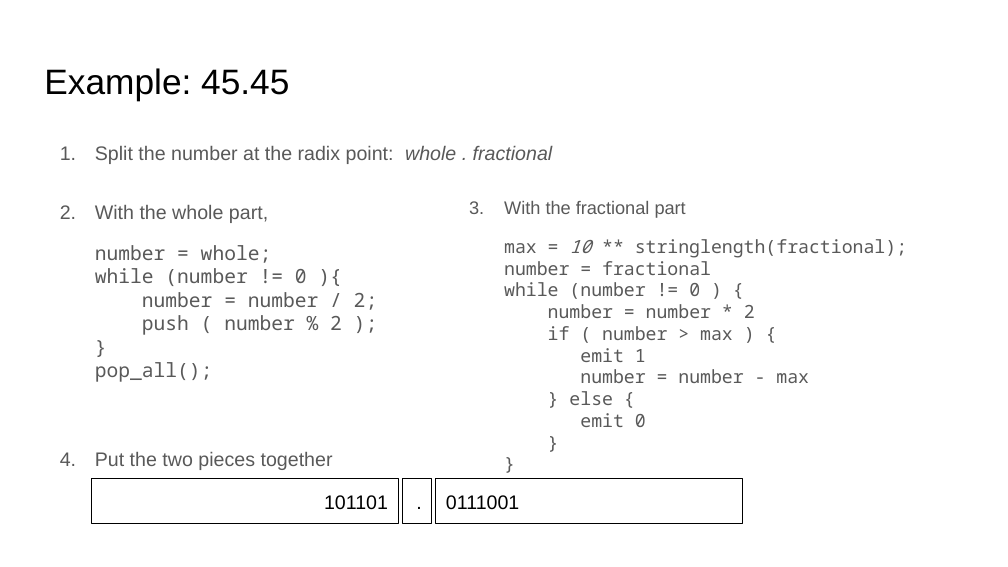
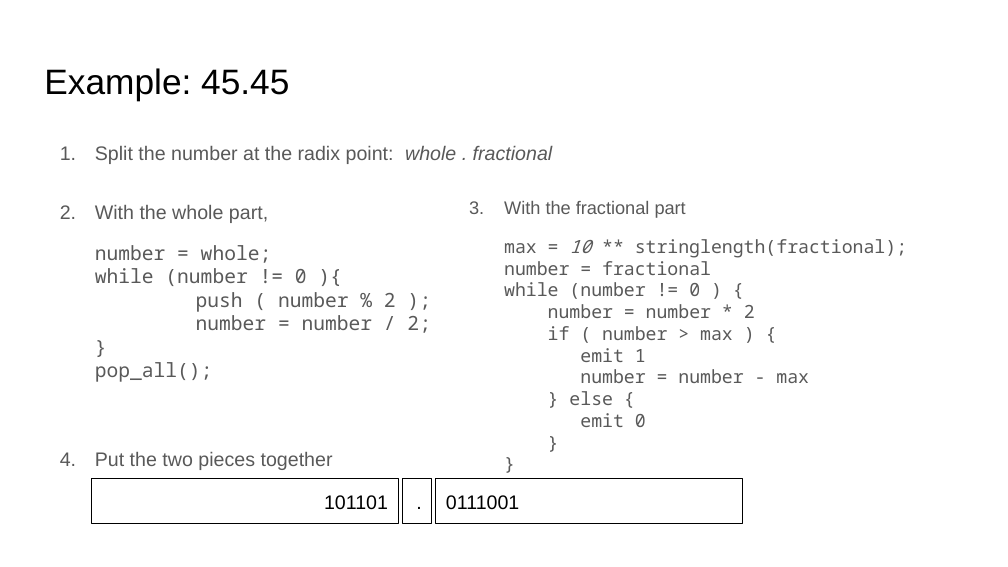
Before and after one commit to sgarcia0206/comp122-f23, a slide deck: slide 13 of format-encodings/slide_presentations/.hidden/conversion-between-bases.pptx. Drawn at 1008x567 pixels with LibreOffice and Linux fonts; fonts in the diff are those of the drawing. Boxes give left, top, right and bottom in pixels: in the first picture for what was removed or moved away, otherwise in the second. Text is boxed around its words. In the diff, an @@ line names an element or a change of style, - is before the commit and + after.

Commit message:
revised slides

```diff
--- a/format-encodings/slide_presentations/.hidden/conversion-between-bases.pptx
+++ b/format-encodings/slide_presentations/.hidden/conversion-between-bases.pptx
@@ text at bbox=[95, 245, 431, 382]: text changed @@
-number = whole;
-while (number != 0 ){
-number = number / 2;
-push ( number % 2 );
-}
-pop_all();
+number = whole;
+while (number != 0 ){
+push ( number % 2 );
+number = number / 2;
+}
+pop_all();
```
Also in this commit, not shown: 4 other slides changed, 2 other files.
